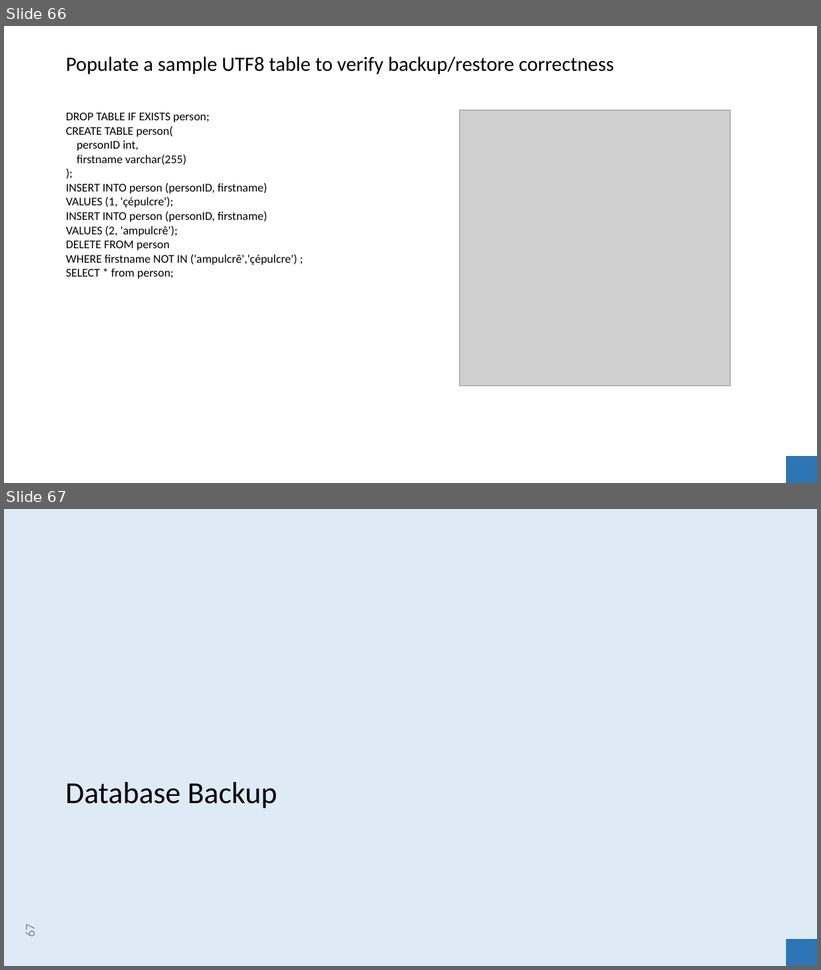
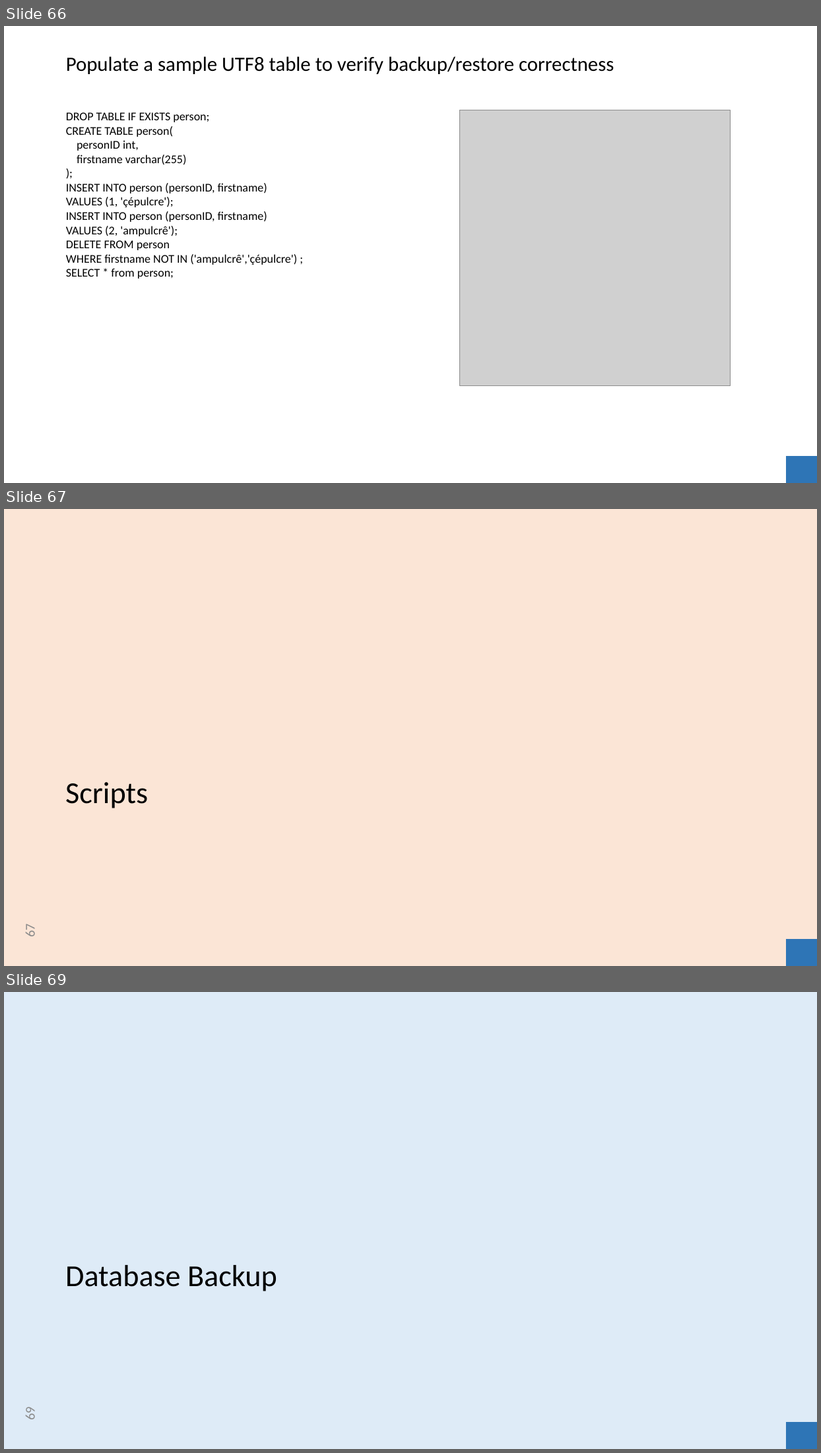
Before and after one commit to clixwise/tryton-by-example, a slide deck: Tryton 6.0 - Doc 00.01 - Installation & administration.pptx. Shown one above the other, each under a label of ours: slides 66 and 67 before the commit, slides 66, 67 and 69 after it; the slides between them are not shown. The pictures are 821x970 and 821x1453 pixels, drawn with LibreOffice and Linux fonts; fonts in the diff are those of the drawing; grey boxes stand for pictures. Boxes give left, top, right and bottom in pixels: in the first picture for what was removed or moved away, otherwise in the second. Text is boxed around its words. In the diff, an @@ line names an element or a change of style, - is before the commit and + after.

```diff
--- a/Tryton 6.0 - Doc 00.01 - Installation & administration.pptx
+++ b/Tryton 6.0 - Doc 00.01 - Installation & administration.pptx
@@ slide 67 added at (x1=4, y1=509, x2=817, y2=966), background #FBE5D6 @@
@@ title added at (x1=65, y1=782, x2=148, y2=809), 36 pt, text #000000 @@
+Scripts
@@ page number added at (x1=22, y1=925, x2=38, y2=937), 16 pt, text #8C8C8C @@
+67
@@ rectangle added at (x1=787, y1=940, x2=817, y2=966), fill #2E75B6 @@
@@ what was slide 67 is now slide 69 @@
@@ page number at (x1=22, y1=1408, x2=38, y2=1420): text changed @@
-67
+69
```
Also in this commit, not shown: 11 slides changed, 3 other slides added, 2 slides removed, 14 other files.
